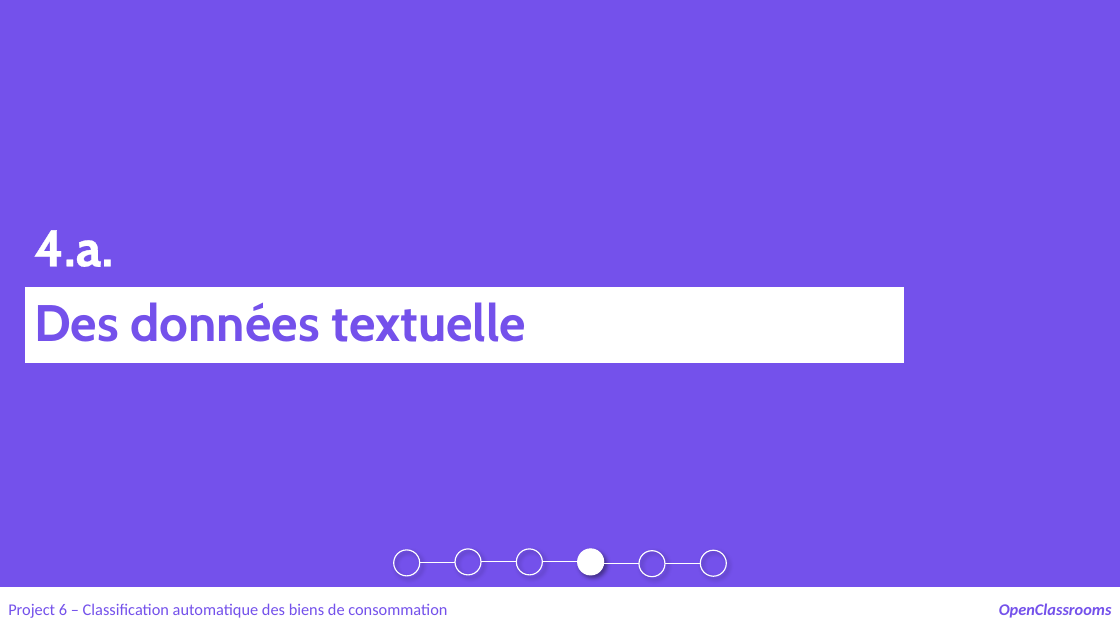
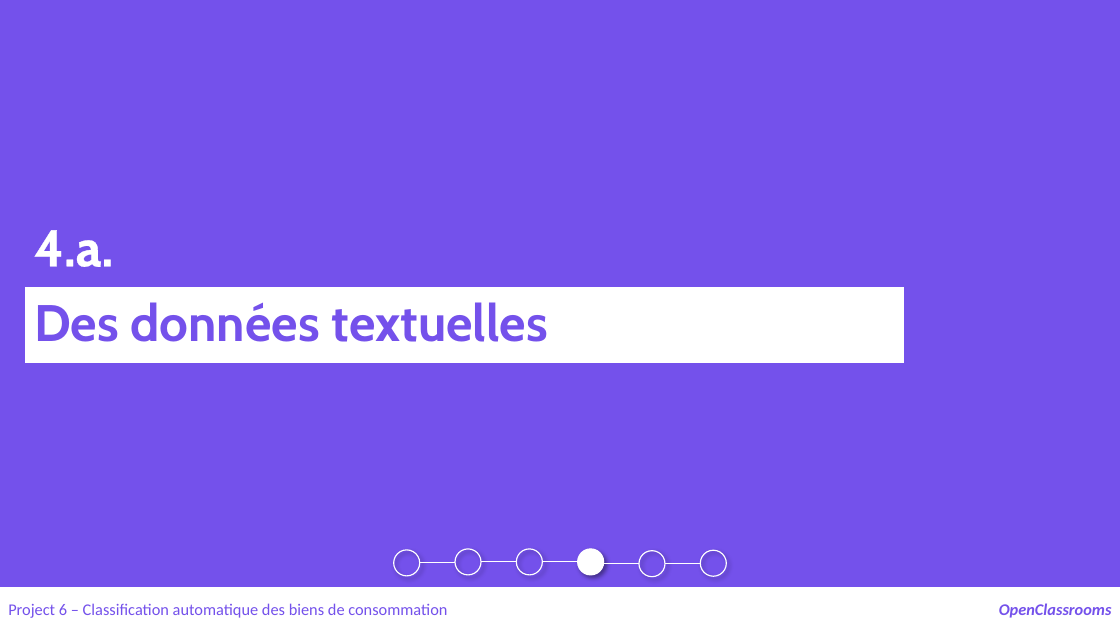
Before and after one commit to samirhinojosa/OC-P6-automatically-classify-consumer-goods, a slide deck: slide 13 of supports/P6_presentation_final.pptx. Drawn at 1120x630 pixels with LibreOffice and Linux fonts; fonts in the diff are those of the drawing. Boxes give left, top, right and bottom in pixels: in the first picture for what was removed or moved away, otherwise in the second. Text is boxed around its words. In the diff, an @@ line names an element or a change of style, - is before the commit and + after.

```diff
--- a/supports/P6_presentation_final.pptx
+++ b/supports/P6_presentation_final.pptx
@@ text in rectangle at <box>34,302,547,342</box>: text changed @@
-Des données textuelle
+Des données textuelles
```
Also in this commit, not shown: 4 other slides changed, 6 slides added.
